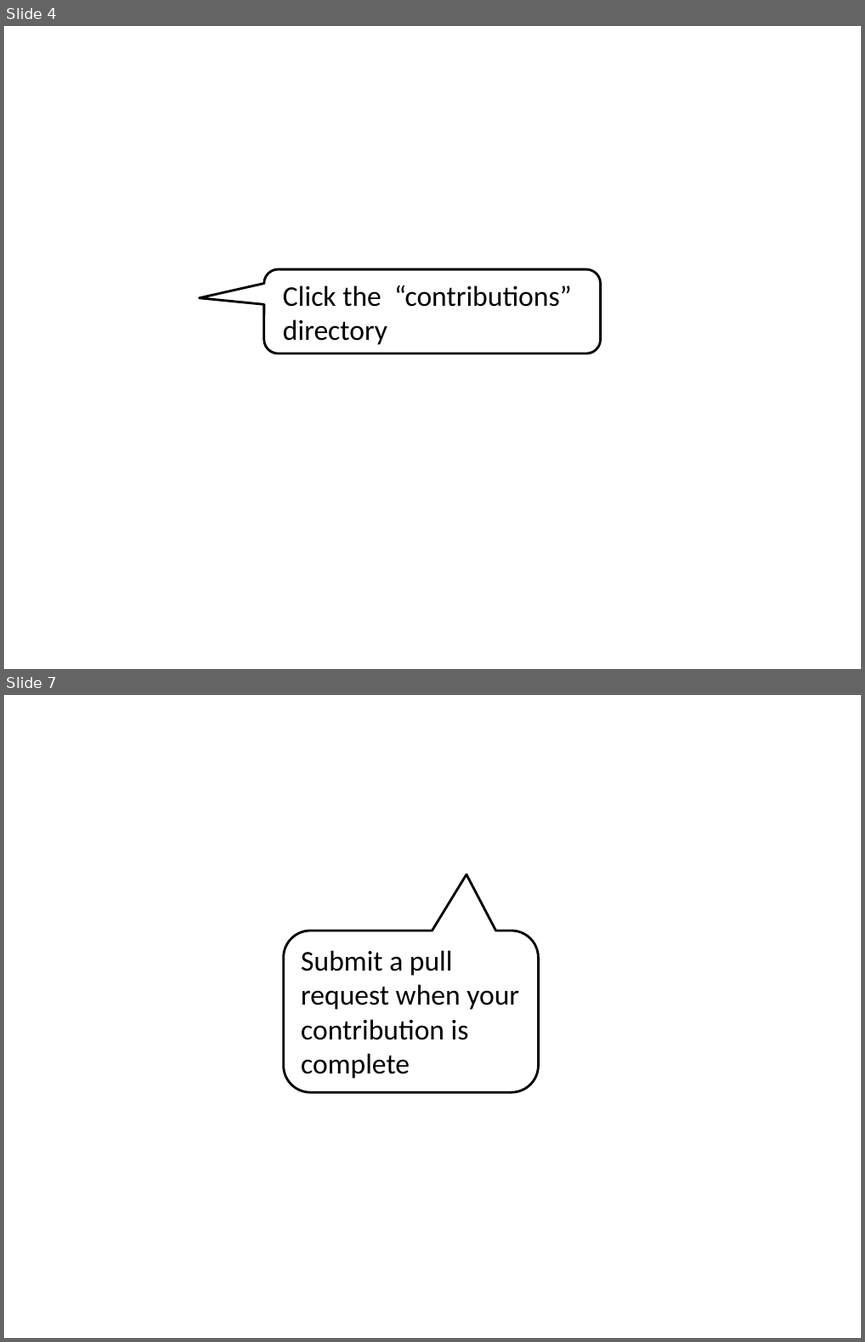
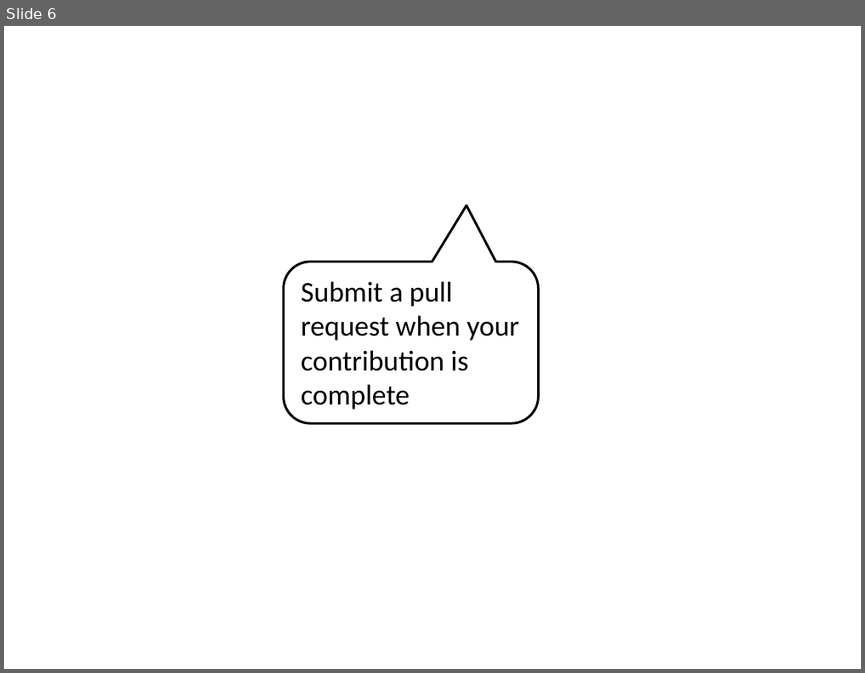
Before and after one commit to oreillymedia/97-things-every-agile-developer-should-know, a slide deck: images/tutorial_images.pptx. Shown one above the other, each under a label of ours: slides 4 and 7 before the commit, slide 6 after it; the slides between them are not shown. The pictures are 865x1342 and 865x673 pixels, drawn with LibreOffice and Linux fonts; fonts in the diff are those of the drawing; background and template pictures are left out. Boxes give left, top, right and bottom in pixels: in the first picture for what was removed or moved away, otherwise in the second. Text is boxed around its words. In the diff, an @@ line names an element or a change of style, - is before the commit and + after.

```diff
--- a/images/tutorial_images.pptx
+++ b/images/tutorial_images.pptx
@@ slide 4 removed at bbox=[4, 26, 861, 669], background picture (left out) @@
@@ rounded speech box removed at bbox=[263, 269, 601, 353] @@
@@ text removed at bbox=[283, 285, 572, 345] @@
-Click the “contributions” directory
@@ what was slide 7 is now slide 6 @@
```
Also in this commit, not shown: 4 slides changed, 2 other files.
